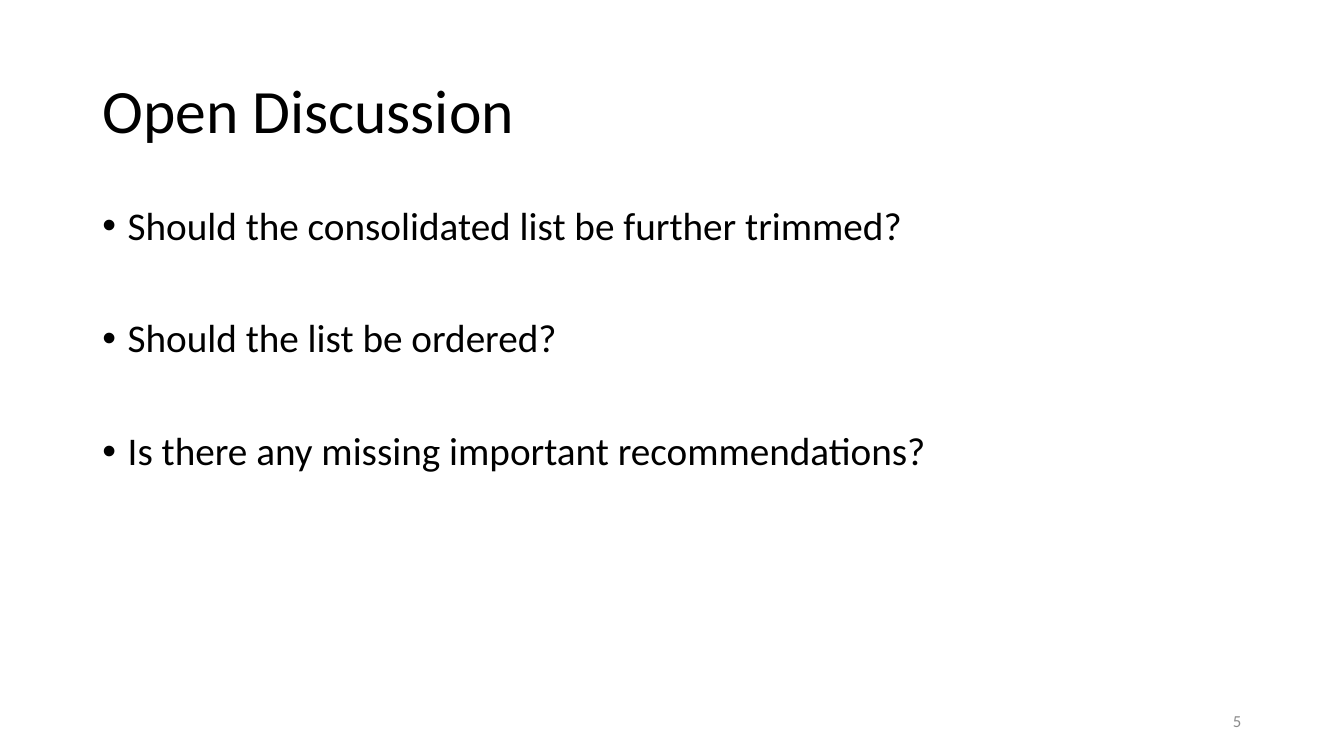
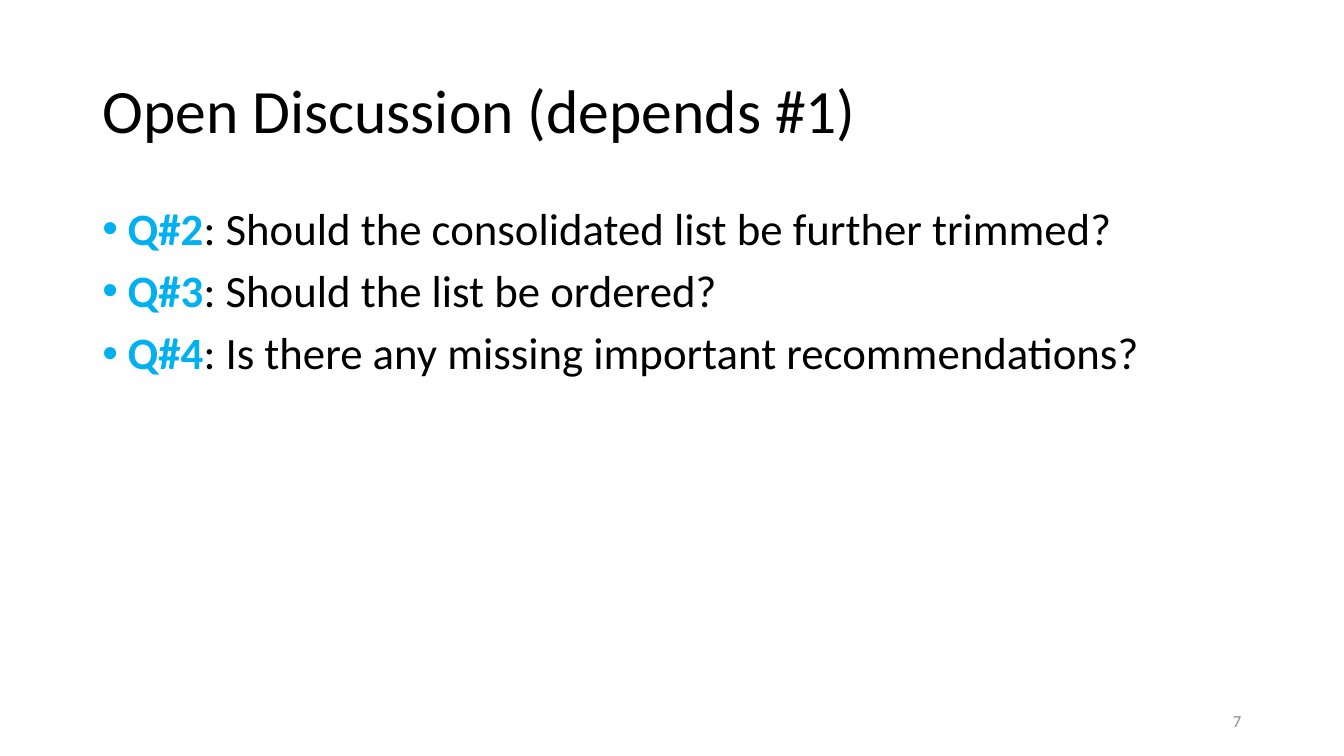
Before and after one commit to boucadair/rfc3535-20years-later, a slide deck: slide 7 of Prez/IETF125/IETF 125-draft-ietf-nmop-rfc3535-20years-later.pptx (slide 5 before the commit). Drawn at 1344x756 pixels with LibreOffice and Linux fonts; fonts in the diff are those of the drawing. Boxes give left, top, right and bottom in pixels: in the first picture for what was removed or moved away, otherwise in the second. Text is boxed around its words. In the diff, an @@ line names an element or a change of style, - is before the commit and + after.

```diff
--- a/Prez/IETF125/IETF 125-draft-ietf-nmop-rfc3535-20years-later.pptx
+++ b/Prez/IETF125/IETF 125-draft-ietf-nmop-rfc3535-20years-later.pptx
@@ title at (102, 88, 855, 143): text changed @@
-Open Discussion
+Open Discussion (depends #1)
@@ text at (128, 214, 1138, 377): text changed; size 28 to 32 pt @@
-• Should the consolidated list be further trimmed?
-• Should the list be ordered?
-• Is there any missing important recommendations?
+• Q#2: Should the consolidated list be further trimmed?
+• Q#3: Should the list be ordered?
+• Q#4: Is there any missing important recommendations?
@@ page number at (1233, 716, 1241, 727): text changed @@
-5
+7
```
Also in this commit, not shown: 2 other slides changed, 2 slides added, 1 other file.
